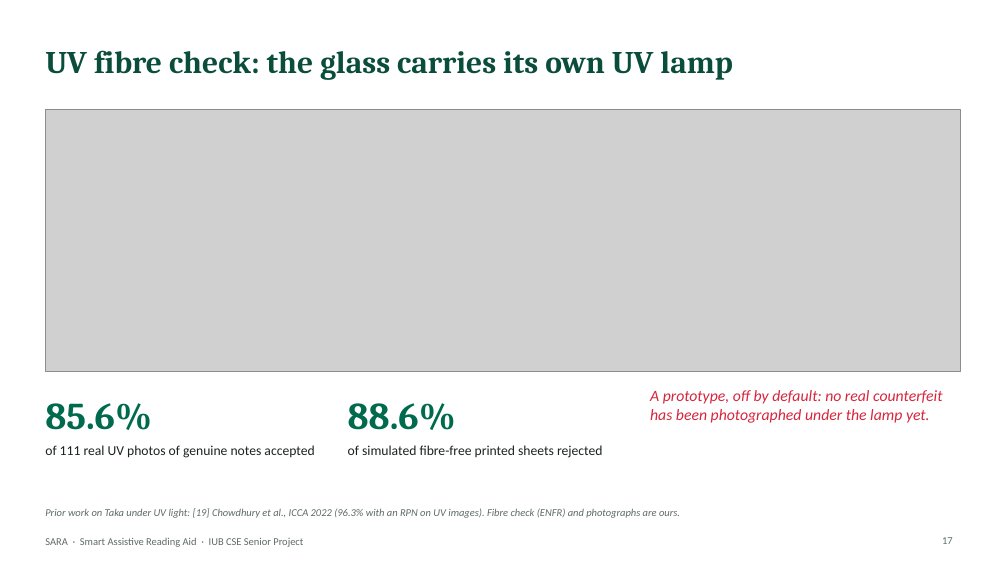
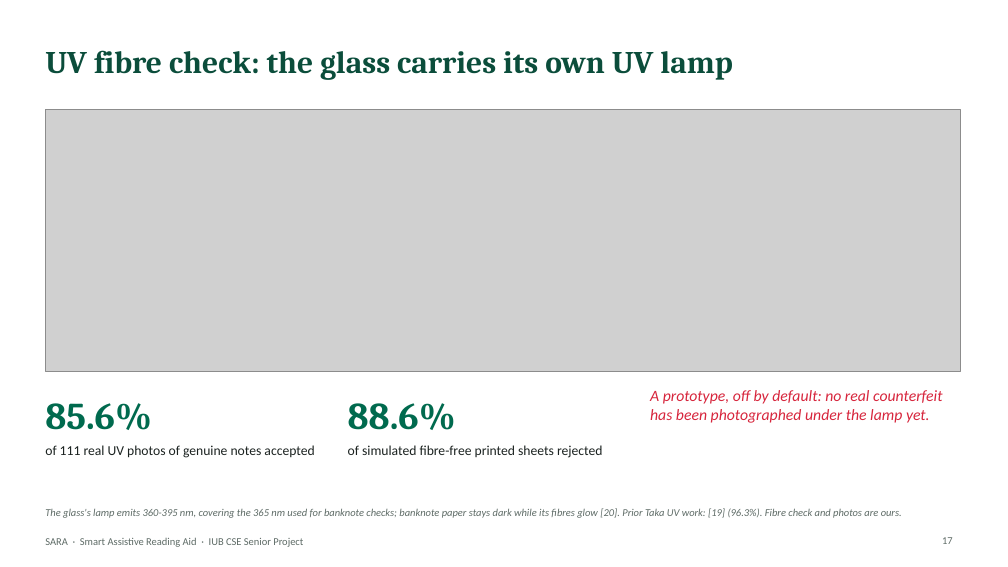
Before and after one commit to aflam330/Senior_project_wearable_glass_for_blind_people_using_ocr_and_ylo, a slide deck: slide 17 of Thesis Report and paper/thesis report/slides/SARA_Presentation.pptx. Drawn at 1008x567 pixels with LibreOffice and Linux fonts; fonts in the diff are those of the drawing; grey boxes stand for pictures. Boxes give left, top, right and bottom in pixels: in the first picture for what was removed or moved away, otherwise in the second. Text is boxed around its words. In the diff, an @@ line names an element or a change of style, - is before the commit and + after.

```diff
--- a/Thesis Report and paper/thesis report/slides/SARA_Presentation.pptx
+++ b/Thesis Report and paper/thesis report/slides/SARA_Presentation.pptx
@@ text at [45, 508, 902, 518]: text changed @@
-Prior work on Taka under UV light: [19] Chowdhury et al., ICCA 2022 (96.3% with an RPN on UV images). Fibre check (ENFR) and photographs are ours.
+The glass's lamp emits 360-395 nm, covering the 365 nm used for banknote checks; banknote paper stays dark while its fibres glow [20]. Prior Taka UV work: [19] (96.3%). Fibre check and photos are ours.
```
Also in this commit, not shown: 3 other slides changed, 9 other files.
